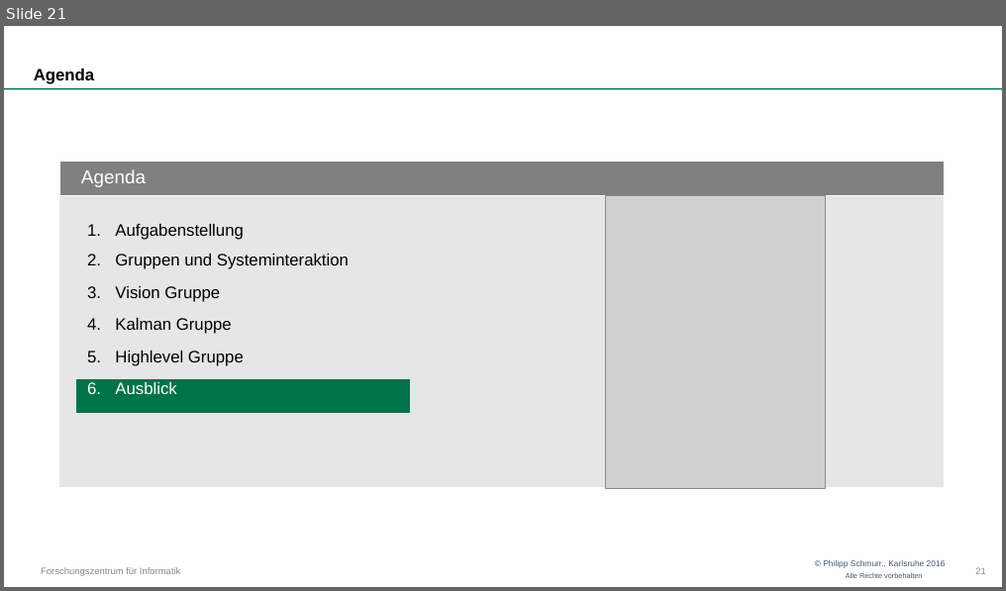
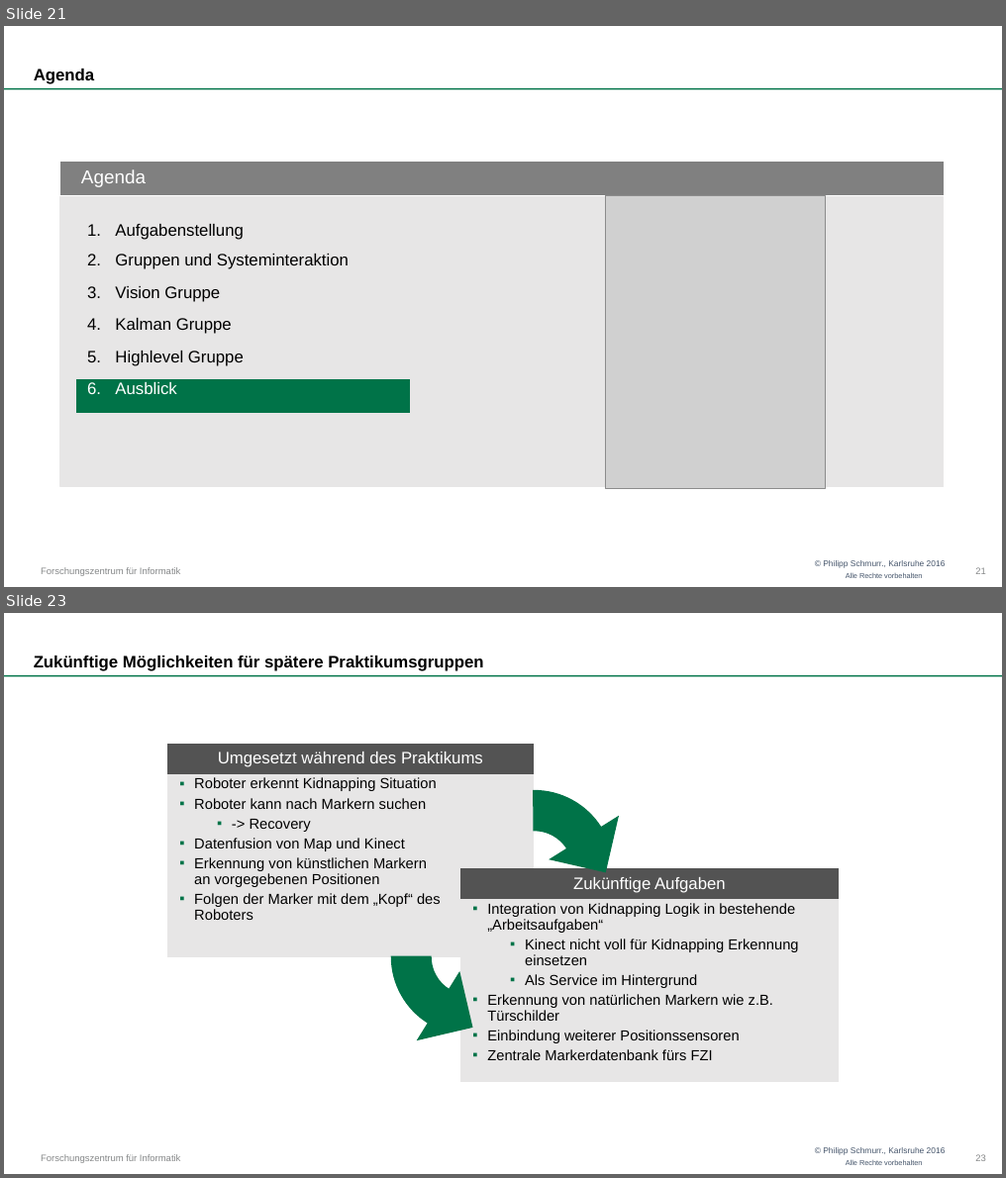
Before and after one commit to OtonoKakuei/robprak1516-documentation, a slide deck: robprak1516-presentation.pptx. Shown one above the other, each under a label of ours: slide 21 before the commit, slides 21 and 23 after it; the slides between them are not shown. The pictures are 1006x591 and 1006x1178 pixels, drawn with LibreOffice and Linux fonts; fonts in the diff are those of the drawing; grey boxes stand for pictures; background and template pictures are left out. Boxes give left, top, right and bottom in pixels: in the first picture for what was removed or moved away, otherwise in the second. Text is boxed around its words. In the diff, an @@ line names an element or a change of style, - is before the commit and + after.

```diff
--- a/robprak1516-presentation.pptx
+++ b/robprak1516-presentation.pptx
@@ slide 23 added at <box>4,613,1002,1174</box>, background #FFFFFF; not listed: 4 template elements that a slide beside it also shows @@
@@ title added at <box>34,656,483,671</box>, 16 pt, text #000000, bold @@
+Zukünftige Möglichkeiten für spätere Praktikumsgruppen
@@ rectangle added at <box>168,744,534,773</box>, fill #525252, outline #525252 1.5 pt, 16 pt, text #FFFFFF @@
+Umgesetzt während des Praktikums
@@ rectangle added at <box>168,774,534,957</box>, fill #E7E6E6, outline #E7E6E6 1.5 pt, 14 pt, text #000000 @@
+▪ Roboter erkennt Kidnapping Situation
+▪ Roboter kann nach Markern suchen
+  ▪ -> Recovery
+▪ Datenfusion von Map und Kinect
+▪ Erkennung von künstlichen Markern an vorgegebenen Positionen
+▪ Folgen der Marker mit dem „Kopf“ des Roboters
@@ freeform shape added at <box>426,761,644,979</box>, fill #007348, outline #007348 1.5 pt @@
@@ freeform shape added at <box>362,850,577,1063</box>, fill #007348, outline #007348 1.5 pt @@
@@ rectangle added at <box>461,869,839,898</box>, fill #525252, outline #525252 1.5 pt, 16 pt, text #FFFFFF @@
+Zukünftige Aufgaben
@@ rectangle added at <box>461,899,839,1081</box>, fill #E7E6E6, outline #E7E6E6 1.5 pt, 14 pt, text #000000 @@
+▪ Integration von Kidnapping Logik in bestehende „Arbeitsaufgaben“
+  ▪ Kinect nicht voll für Kidnapping Erkennung einsetzen
+  ▪ Als Service im Hintergrund
+▪ Erkennung von natürlichen Markern wie z.B. Türschilder
+▪ Einbindung weiterer Positionssensoren
+▪ Zentrale Markerdatenbank fürs FZI
@@ page number added at <box>975,1155,986,1161</box>, 9 pt, text #868889 @@
+23
```
Also in this commit, not shown: 1 other slide added.
